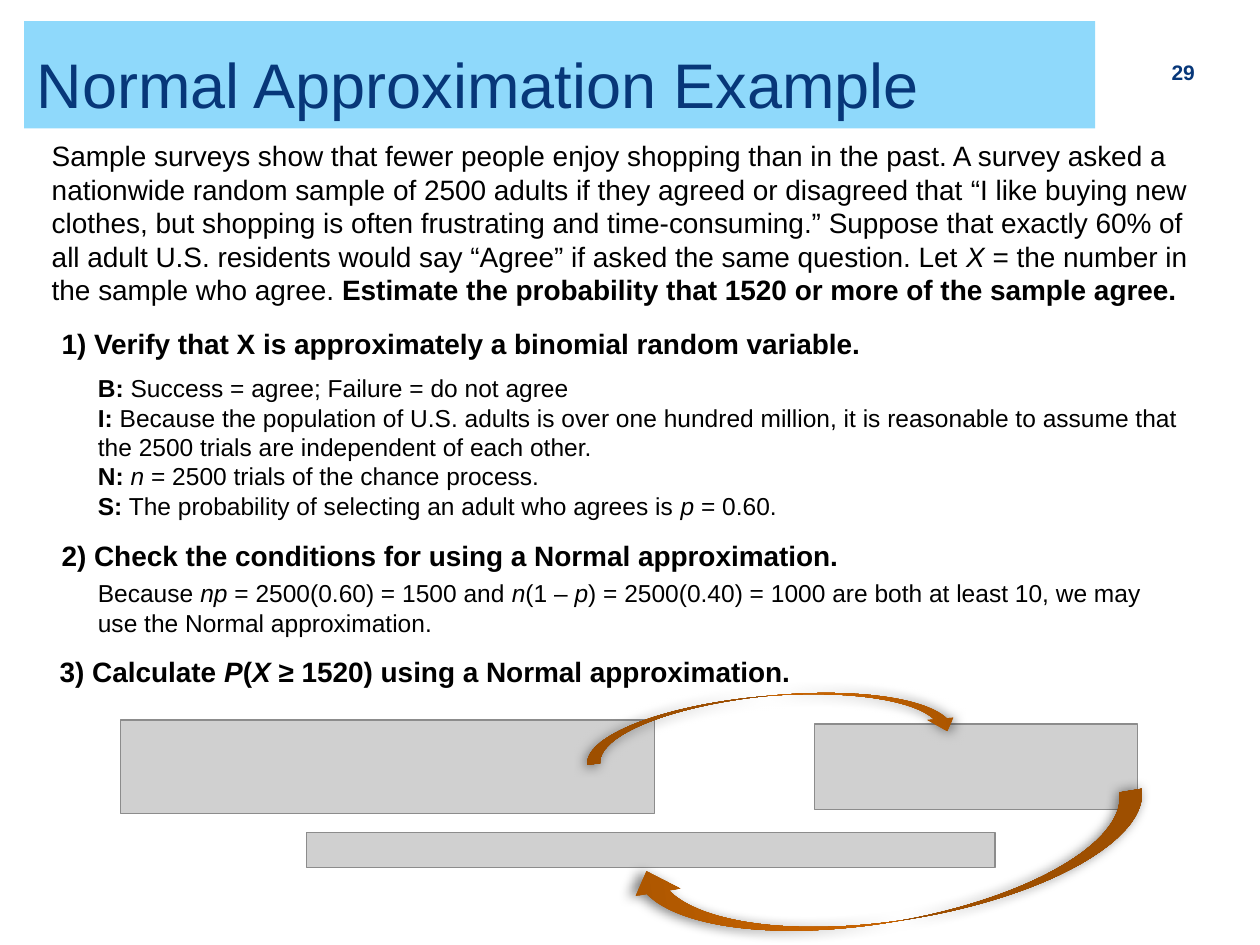
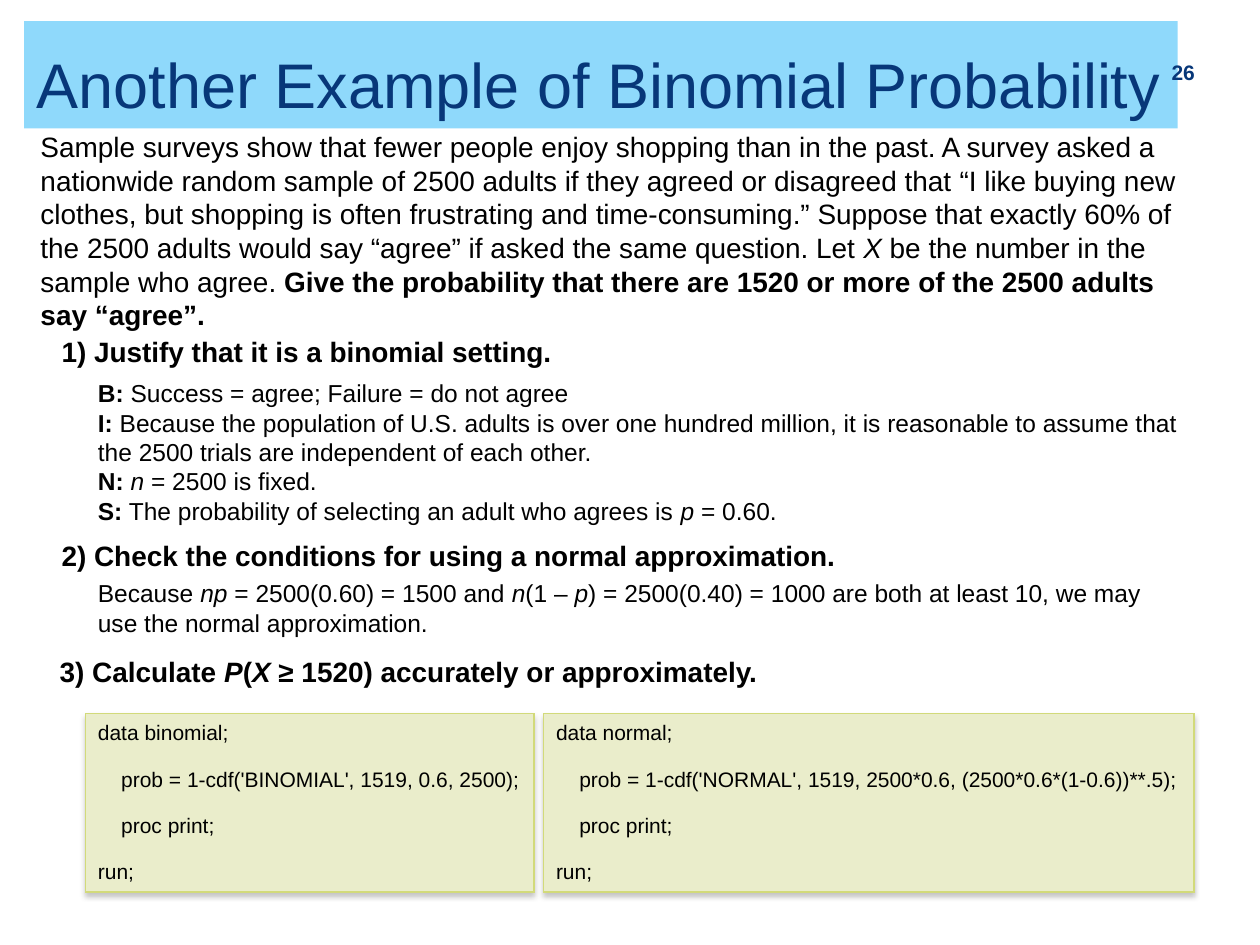
Before and after one commit to ZhiyangGeeZhou/ZhiyangGeeZhou.github.io, a slide deck: slide 26 of attach/UWM/UWM_PH702_2026Fall_Part05.pptx (slide 29 before the commit). Drawn at 1260x945 pixels with LibreOffice and Linux fonts; fonts in the diff are those of the drawing; grey boxes stand for pictures. Boxes give left, top, right and bottom in pixels: in the first picture for what was removed or moved away, otherwise in the second. Text is boxed around its words. In the diff, an @@ line names an element or a change of style, - is before the commit and + after.

```diff
--- a/attach/UWM/UWM_PH702_2026Fall_Part05.pptx
+++ b/attach/UWM/UWM_PH702_2026Fall_Part05.pptx
@@ title "Another Example of Binomial Probability": place and size @@
-title "Another Example of Binomial Probability" at box(24, 21, 1095, 129)
+title "Another Example of Binomial Probability" at box(24, 21, 1178, 129)
@@ title at box(37, 62, 1160, 119): text changed @@
-Normal Approximation Example
+Another Example of Binomial Probability
@@ page number at box(1172, 64, 1195, 85): text changed @@
-29
+26
@@ text at box(40, 136, 1175, 330): text changed @@
-Sample surveys show that fewer people enjoy shopping than in the past. A survey asked a nationwide random sample of 2500 adults if they agreed or disagreed that “I like buying new clothes, but shopping is often frustrating and time-consuming.” Suppose that exactly 60% of all adult U.S. residents would say “Agree” if asked the same question. Let X = the number in the sample who agree. Estimate the probability that 1520 or more of the sample agree.
+Sample surveys show that fewer people enjoy shopping than in the past. A survey asked a nationwide random sample of 2500 adults if they agreed or disagreed that “I like buying new clothes, but shopping is often frustrating and time-consuming.” Suppose that exactly 60% of the 2500 adults would say “agree” if asked the same question. Let X be the number in the sample who agree. Give the probability that there are 1520 or more of the 2500 adults say “agree”.
@@ text at box(62, 341, 551, 367): text changed @@
-1) Verify that X is approximately a binomial random variable.
+1) Justify that it is a binomial setting.
@@ text at box(98, 472, 317, 491): text changed @@
-N: n = 2500 trials of the chance process.
+N: n = 2500 is fixed.
@@ text at box(62, 545, 835, 572): text changed @@
-2) Check the conditions for using a Normal approximation.
+2) Check the conditions for using a normal approximation.
@@ text at box(98, 584, 1140, 637): text changed @@
-Because np = 2500(0.60) = 1500 and n(1 – p) = 2500(0.40) = 1000 are both at least 10, we may use the Normal approximation.
+Because np = 2500(0.60) = 1500 and n(1 – p) = 2500(0.40) = 1000 are both at least 10, we may use the normal approximation.
@@ text at box(60, 661, 757, 687): text changed @@
-3) Calculate P(X ≥ 1520) using a Normal approximation.
+3) Calculate P(X ≥ 1520) accurately or approximately.
@@ curved right arrow removed at box(583, 678, 960, 764) @@
@@ rectangle added at box(86, 713, 534, 891), fill #EAEDCB, outline #D2DA7A 0.79 pt, 12 pt, text #000000 @@
+data binomial;
+prob = 1-cdf('BINOMIAL', 1519, 0.6, 2500);
+proc print;
+run;
@@ rectangle added at box(544, 713, 1194, 891), fill #EAEDCB, outline #D2DA7A 0.79 pt, 12 pt, text #000000 @@
+data normal;
+prob = 1-cdf('NORMAL', 1519, 2500*0.6, (2500*0.6*(1-0.6))**.5);
+proc print;
+run;
@@ picture removed at box(121, 721, 654, 814) @@
@@ picture removed at box(814, 724, 1138, 810) @@
@@ curved right arrow removed at box(625, 788, 1157, 945) @@
@@ picture removed at box(306, 833, 995, 868) @@
```
Also in this commit, not shown: 7 other slides changed, 1 slide added, 4 slides removed.
